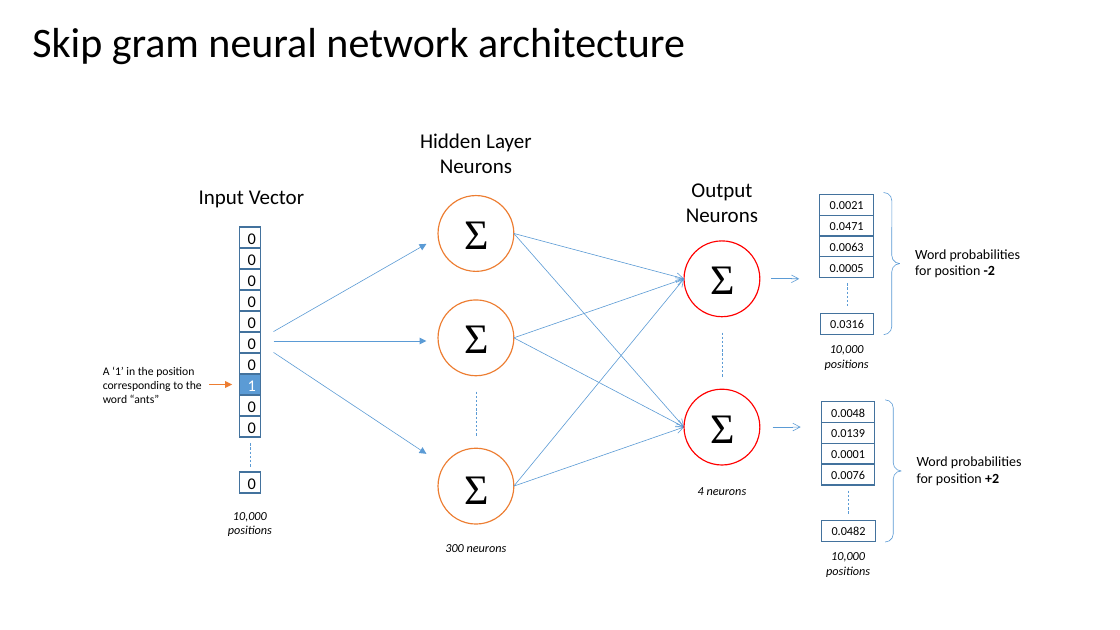
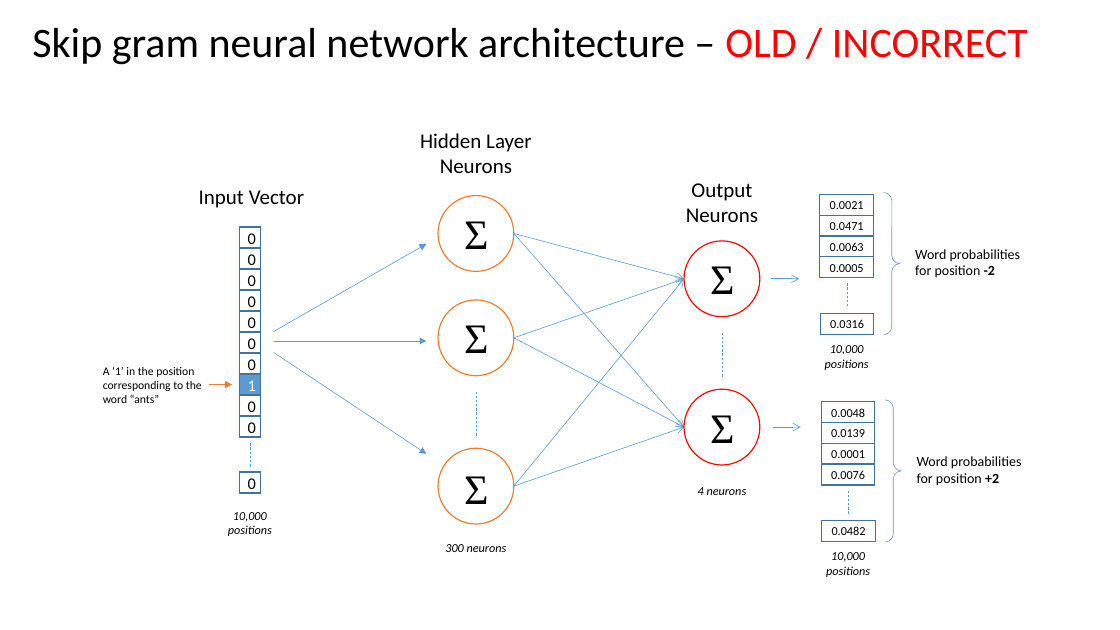
Before and after one commit to chrisjmccormick/chrisjmccormick.github.io, a slide deck: slide 2 of assets/word2vec/Word2Vec_Illustrations.pptx (slide 1 before the commit). Drawn at 1120x630 pixels with LibreOffice and Linux fonts; fonts in the diff are those of the drawing. Boxes give left, top, right and bottom in pixels: in the first picture for what was removed or moved away, otherwise in the second. Text is boxed around its words. In the diff, an @@ line names an element or a change of style, - is before the commit and + after.

```diff
--- a/assets/word2vec/Word2Vec_Illustrations.pptx
+++ b/assets/word2vec/Word2Vec_Illustrations.pptx
@@ text at box(32, 28, 1028, 65): text changed @@
-Skip gram neural network architecture
+Skip gram neural network architecture – OLD / INCORRECT
```
Also in this commit, not shown: 1 slide added, 2 other files.
